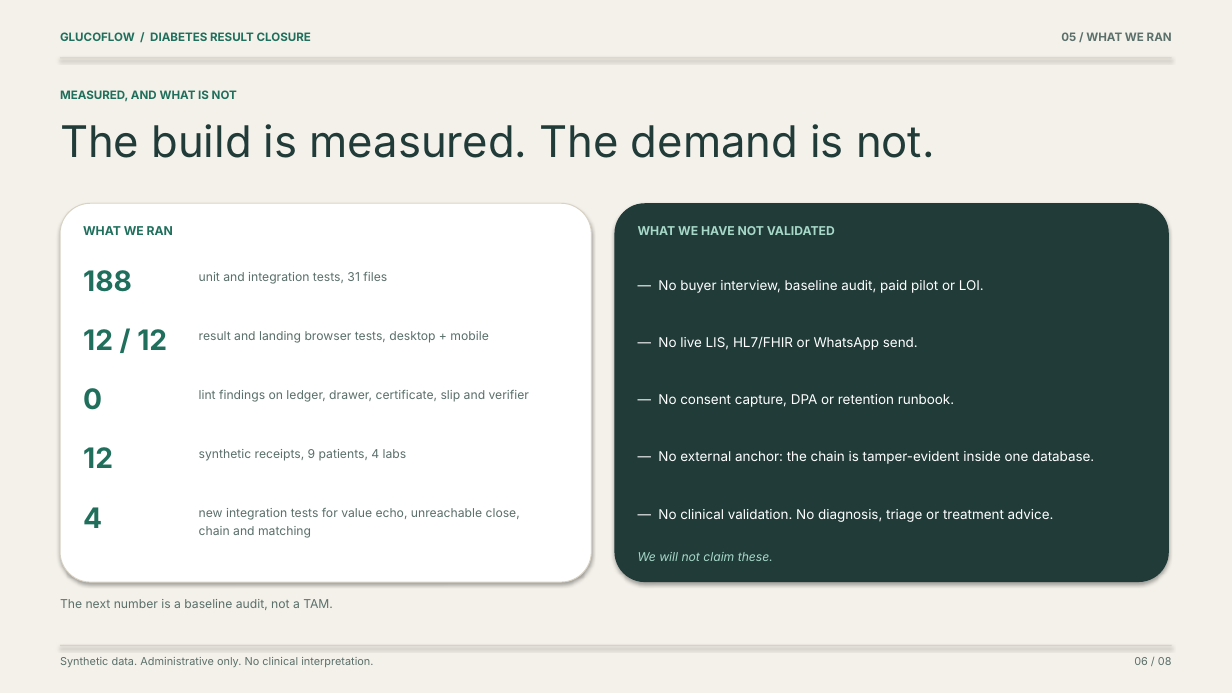
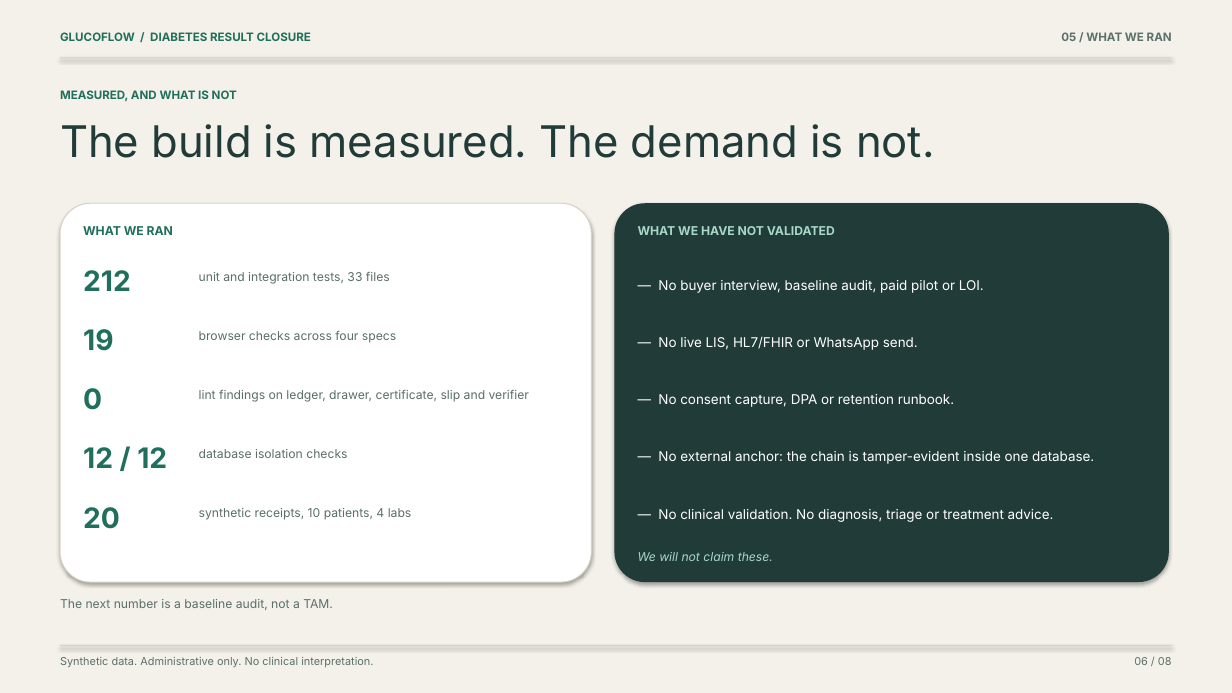
Before and after one commit to wysh3/glucoflow, a slide deck: slide 6 of deliverables/final/Result_Ledger_Deck.pptx. Drawn at 1232x693 pixels with LibreOffice and Linux fonts; fonts in the diff are those of the drawing. Boxes give left, top, right and bottom in pixels: in the first picture for what was removed or moved away, otherwise in the second. Text is boxed around its words. In the diff, an @@ line names an element or a change of style, - is before the commit and + after.

Commit message:
docs: rebuild the deck and brief around the four-surface product
Update both documents to the one-tap line, nurse read-back, desk hold and
quality register. Refresh the test counts, the evidence page, the demo script,
the judge QA and the submission answers.

```diff
--- a/deliverables/final/Result_Ledger_Deck.pptx
+++ b/deliverables/final/Result_Ledger_Deck.pptx
@@ text at bbox=[83, 270, 131, 291]: text changed @@
-188
+212
@@ text at bbox=[199, 272, 390, 284]: text changed @@
-unit and integration tests, 31 files
+unit and integration tests, 33 files
@@ text at bbox=[83, 329, 113, 351]: text changed @@
-12 / 12
+19
@@ text at bbox=[199, 331, 396, 343]: text changed @@
-result and landing browser tests, desktop + mobile
+browser checks across four specs
@@ text at bbox=[83, 447, 167, 468]: text changed @@
-12
+12 / 12
@@ text at bbox=[199, 449, 347, 458]: text changed @@
-synthetic receipts, 9 patients, 4 labs
+database isolation checks
@@ text at bbox=[83, 507, 120, 529]: text changed @@
-4
+20
@@ text at bbox=[199, 508, 412, 520]: text changed @@
-new integration tests for value echo, unreachable close, chain and matching
+synthetic receipts, 10 patients, 4 labs
```
Also in this commit, not shown: 6 other slides changed, 10 other files.
